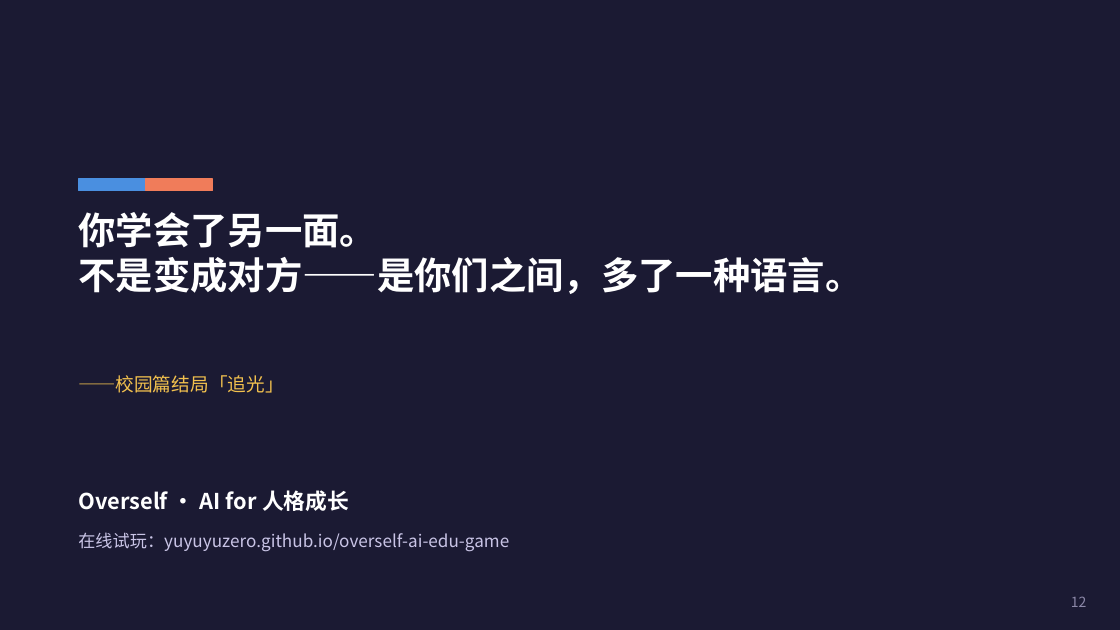
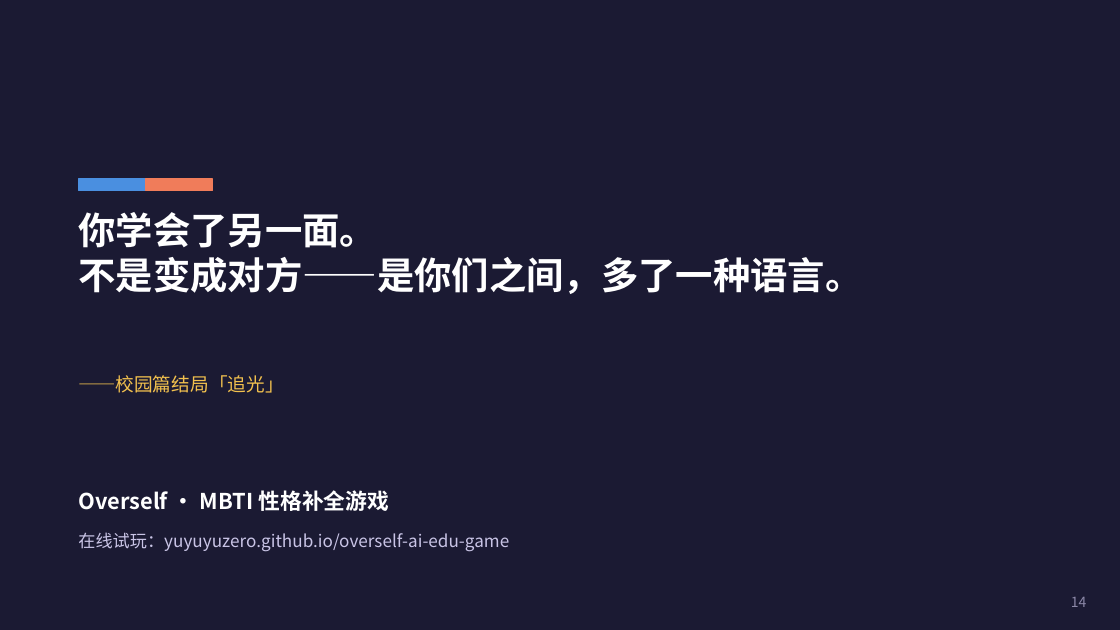
Before and after one commit to YuYuYuZero/overself-ai-edu-game, a slide deck: slide 14 of pitch/Overself-路演.pptx (slide 12 before the commit). Drawn at 1120x630 pixels with LibreOffice and Linux fonts; fonts in the diff are those of the drawing. Boxes give left, top, right and bottom in pixels: in the first picture for what was removed or moved away, otherwise in the second. Text is boxed around its words. In the diff, an @@ line names an element or a change of style, - is before the commit and + after.

```diff
--- a/pitch/Overself-路演.pptx
+++ b/pitch/Overself-路演.pptx
@@ text at [78,490,390,511]: text changed @@
-Overself · AI for 人格成长
+Overself · MBTI 性格补全游戏
@@ text at [1071,597,1087,607]: text changed @@
-12
+14
```
Also in this commit, not shown: 8 other slides changed, 5 slides added, 3 slides removed, 21 other files.
